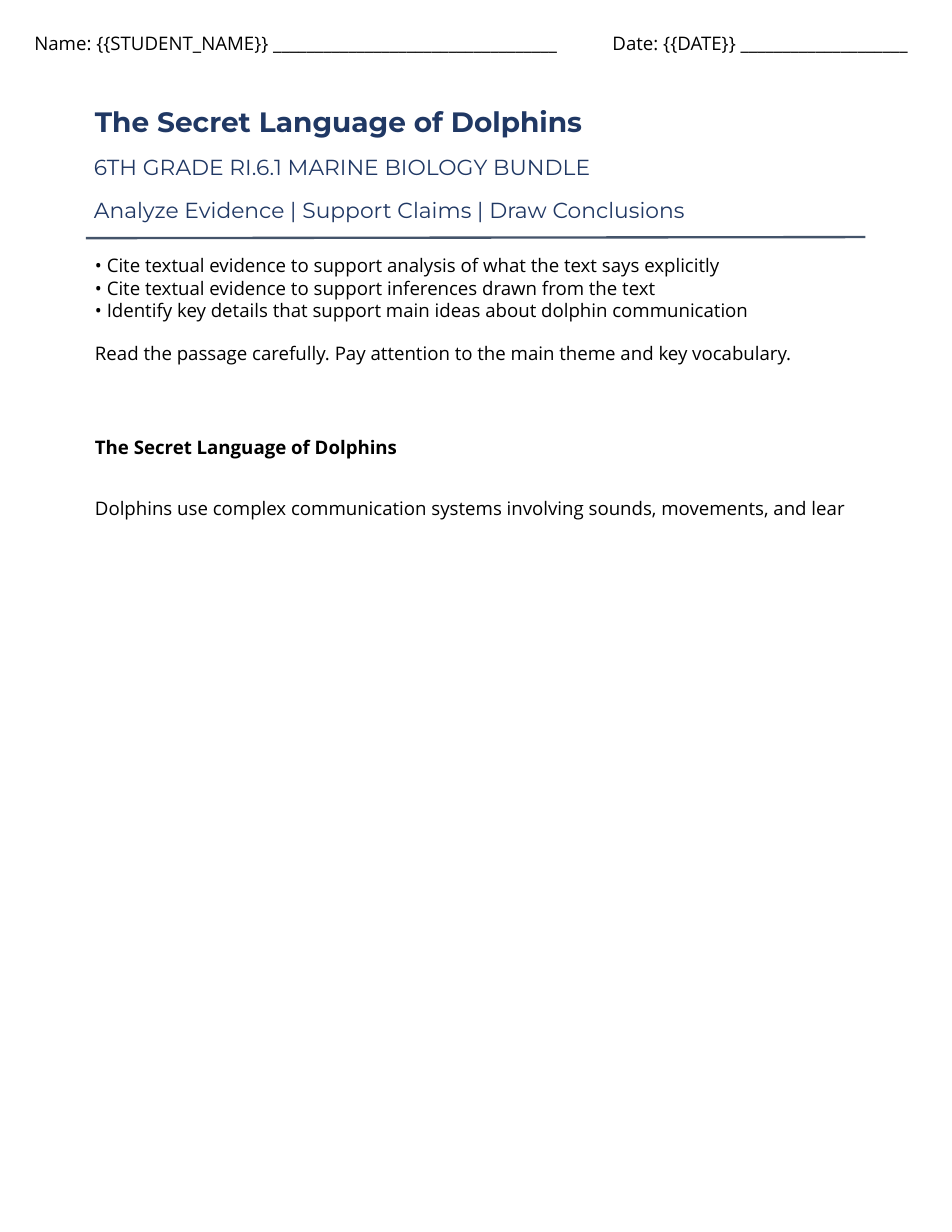
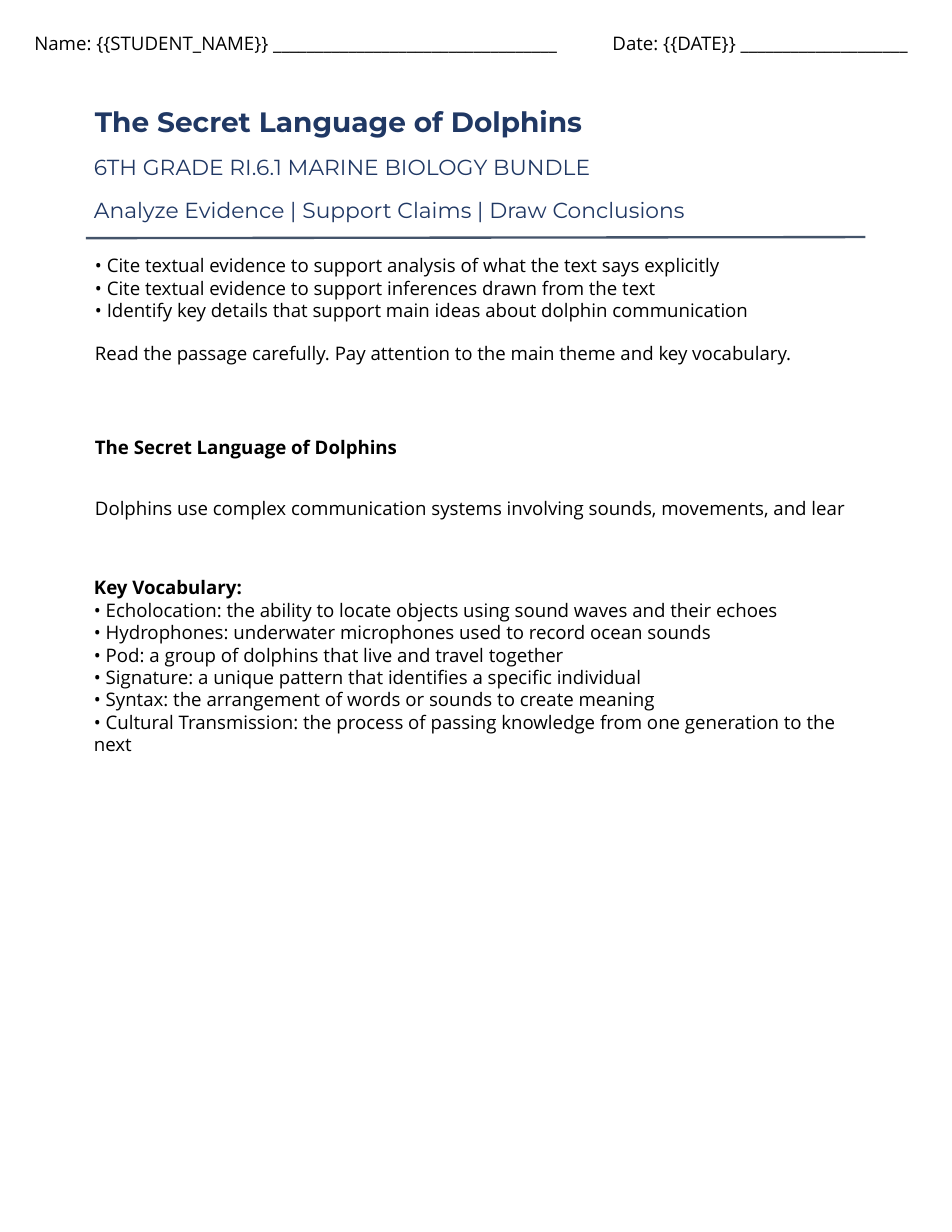
Before and after one commit to buttmazhar844-lang/rbb_engine_backend, a slide deck: slide 1 of rbb-drive/product_3/anchor_reading_passage.pptx. Drawn at 952x1232 pixels with LibreOffice and Linux fonts; fonts in the diff are those of the drawing; background and template pictures are left out. Boxes give left, top, right and bottom in pixels: in the first picture for what was removed or moved away, otherwise in the second. Text is boxed around its words. In the diff, an @@ line names an element or a change of style, - is before the commit and + after.

```diff
--- a/rbb-drive/product_3/anchor_reading_passage.pptx
+++ b/rbb-drive/product_3/anchor_reading_passage.pptx
@@ text added at (94,579,835,752), 12 pt, text #000000 @@
+Key Vocabulary:
+• Echolocation: the ability to locate objects using sound waves and their echoes
+• Hydrophones: underwater microphones used to record ocean sounds
+• Pod: a group of dolphins that live and travel together
+• Signature: a unique pattern that identifies a specific individual
+• Syntax: the arrangement of words or sounds to create meaning
+• Cultural Transmission: the process of passing knowledge from one generation to the next
```
Also in this commit, not shown: 2 slides added, 2 slides removed, 7 other files.
